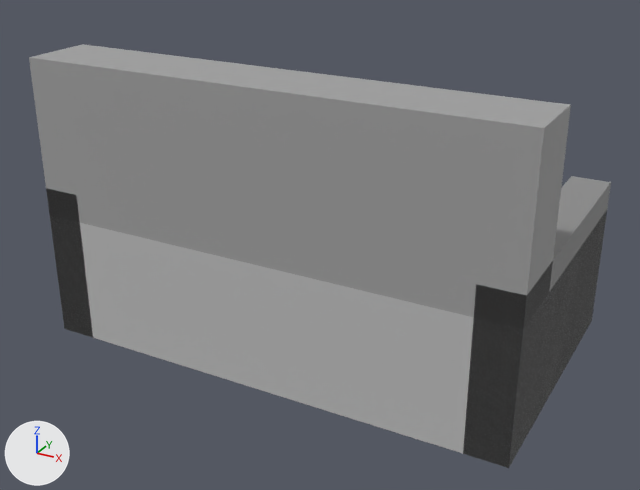
A saved change to the glTF model homely/assets/models/eteks-sofa.glb.
Before and after are seen from a camera (50 mm lens) standing at (119.1, -223.5, 139.1) and looking at (-0.2, -6.6, 30.6). Every picture has the same lights, and +X, +Y and +Z are marked at lower left. The older version comes first. Where no turn or scale is listed for an object, it has been applied to the vertices. Vertices at exactly the same position are counted once.

Script lines for the objects in view, before the commit:
```python
me_mesh_0 = bpy.data.meshes.new('Mesh_0')
me_mesh_0.from_pydata(...)  # a box spanning x -73.5..73.5, y -43.5..43.5, z -19.6..19.6
me_mesh_0.materials.append(mat_material_0)  # light grey #c0c0c0
me_mesh_1 = bpy.data.meshes.new('Mesh_1')
me_mesh_1.from_pydata(...)  # a box spanning x -73.5..73.5, y -10.9..10.9, z -23.9..23.9
me_mesh_1.materials.append(mat_material_1)  # grey #a3a3a3
me_mesh_2 = bpy.data.meshes.new('Mesh_2')
me_mesh_2.from_pydata(...)  # a box spanning x -6.0..6.0, y -43.5..43.5, z -23.9..23.9
me_mesh_2.materials.append(mat_material_2)  # grey #909090
me_mesh_3 = bpy.data.meshes.new('Mesh_3')
me_mesh_3.from_pydata(...)  # a box spanning x -6.0..6.0, y -43.5..43.5, z -23.9..23.9
me_mesh_3.materials.append(mat_material_3)  # grey #909090
ob_mesh_0 = bpy.data.objects.new('Mesh_0', me_mesh_0)
ob_mesh_0.location = (0.0, 0.0, 19.6)
ob_mesh_1 = bpy.data.objects.new('Mesh_1', me_mesh_1)
ob_mesh_1.location = (0.0, -32.6, 63.1)
ob_mesh_2 = bpy.data.objects.new('Mesh_2', me_mesh_2)
ob_mesh_2.parent = ob_node_0
ob_mesh_2.location = (-67.5, 0.0, 23.93)
ob_mesh_3 = bpy.data.objects.new('Mesh_3', me_mesh_3)
ob_mesh_3.parent = ob_node_0
ob_mesh_3.location = (67.5, 0.0, 23.93)
ob_node_0 = bpy.data.objects.new('Node_0', None)
ob_node_0.location = (0.0, 0.0, 0.0)
```
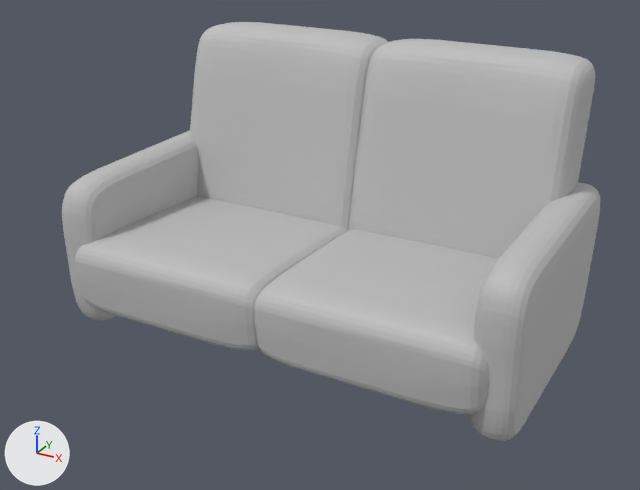
ob_node_0 is not drawn itself; it is the parent of ob_mesh_2, ob_mesh_3.

Boxes (x1, y1, x2, y2) around the edits, measured in the pictures (640 x 490 px):
'Mesh_1', deleted
    before: (29, 44, 571, 328)
'Assise_&_Dossier_1', added
    after: (254, 39, 595, 414)
'Assise_&_Dossier', added
    after: (75, 22, 388, 351)
'Mesh_0', deleted
    before: (50, 213, 607, 468)
'Mesh_3', reshaped, moved, rescaled, recoloured (lighter, 11% narrower, 11% shorter)
    before: (463, 176, 611, 468)
    after: (470, 182, 601, 441)
'Mesh_2', reshaped, moved, rescaled, recoloured
    before: (46, 188, 93, 337)
    after: (62, 130, 198, 321)
part 1 of me_mesh_3, added
    after: (470, 182, 601, 441)
part 2 of me_mesh_3, deleted
    before: (463, 176, 611, 468)
part 3 of me_mesh_2, added
    after: (62, 130, 198, 321)
part 4 of me_mesh_2, deleted
    before: (46, 188, 93, 337)

What the commit changed:
me_mesh_2 is used by ob_mesh_2; parent ob_node_0; location (-67.5, 0.0, 23.93).
me_mesh_2 had 8 vertices, 12 faces and spanned x -6.0..6.0, y -43.5..43.5, z -23.9..23.9.
me_mesh_2 no longer uses material mat_material_2 (grey #909090).
me_mesh_2 now has 658 vertices, 1312 faces and spans x -1.7..-1.4, y -1.0..0.9, z -0.9..0.2.
me_mesh_2 part 3: 658 vertices added at x -1.7..-1.4, y -1.0..0.9, z -0.9..0.2.
me_mesh_2 part 4: 8 vertices removed from x -6.0..6.0, y -43.5..43.5, z -23.9..23.9.
me_mesh_2 gains material mat_material_0 (light grey #c0c0c0).
me_mesh_3 is used by ob_mesh_3; parent ob_node_0; location (67.5, 0.0, 23.93).
me_mesh_3 had 8 vertices, 12 faces and spanned x -6.0..6.0, y -43.5..43.5, z -23.9..23.9.
me_mesh_3 no longer uses material mat_material_3 (grey #909090).
me_mesh_3 now has 658 vertices, 1312 faces and spans x 1.4..1.7, y -1.0..0.9, z -0.9..0.2.
me_mesh_3 part 1: 658 vertices added at x 1.4..1.7, y -1.0..0.9, z -0.9..0.2.
me_mesh_3 part 2: 8 vertices removed from x -6.0..6.0, y -43.5..43.5, z -23.9..23.9.
me_mesh_3 gains material mat_material_0 (light grey #c0c0c0).
Mesh me_mesh_3_1 is new.
It has 690 vertices, 1240 faces and spans x -66.7..1.8, y -46.0..44.9, z -31.1..47.4.
It uses material mat_material_0 (light grey #c0c0c0).
Mesh me_mesh_1_1 is new.
It has 735 vertices, 1334 faces and spans x -1.1..67.0, y -46.0..44.9, z -31.1..47.4.
It uses material mat_material_0 (light grey #c0c0c0).
Object 'Node_0' (ob_node_0) moves from (0.0, 0.0, 0.0) to (-0.953, 0.518, 39.11).
Object 'Node_0' (ob_node_0) is rescaled from (1.0, 1.0, 1.0) to (43.4, 43.4, 43.4).
Object 'Mesh_0' (ob_mesh_0) is deleted.
Object 'Mesh_1' (ob_mesh_1) is deleted.
Object 'Mesh_2' (ob_mesh_2) moves from (-67.5, 0.0, 23.93) to (0.0, 0.0, 0.0).
Object 'Mesh_3' (ob_mesh_3) moves from (67.5, 0.0, 23.93) to (0.0, 0.0, 0.0).
Object 'Assise_&_Dossier' (ob_assise___dossier) is new; it shows me_mesh_3_1.
Its location is (-1.0, 0.5, 39.1).
Object 'Assise_&_Dossier_1' (ob_assise___dossier_1) is new; it shows me_mesh_1_1.
Its location is (-1.0, 0.5, 39.1).
